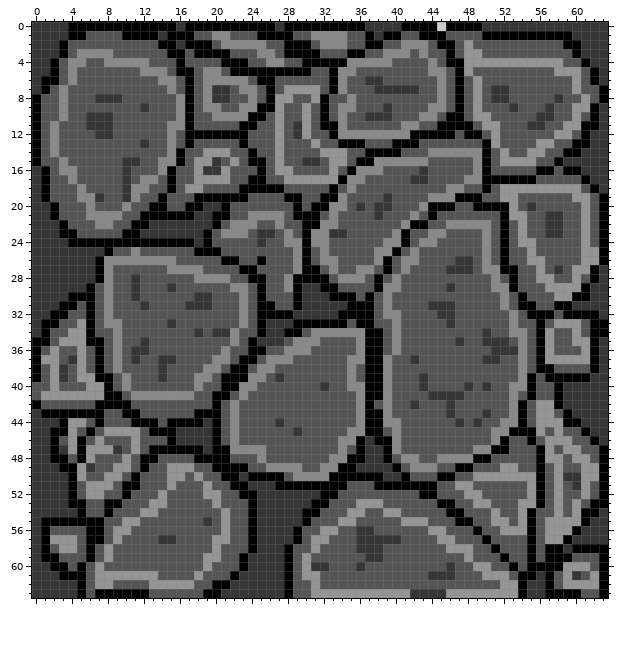
File history of a pixel-art sprite, Curse Of The Jungle/sprites/spr_breakable_rocks/3932315d-0866-4920-96e2-7fddddc81c0b.png. That is the earlier state.
The file is 64x64 pixels.
Once edited:
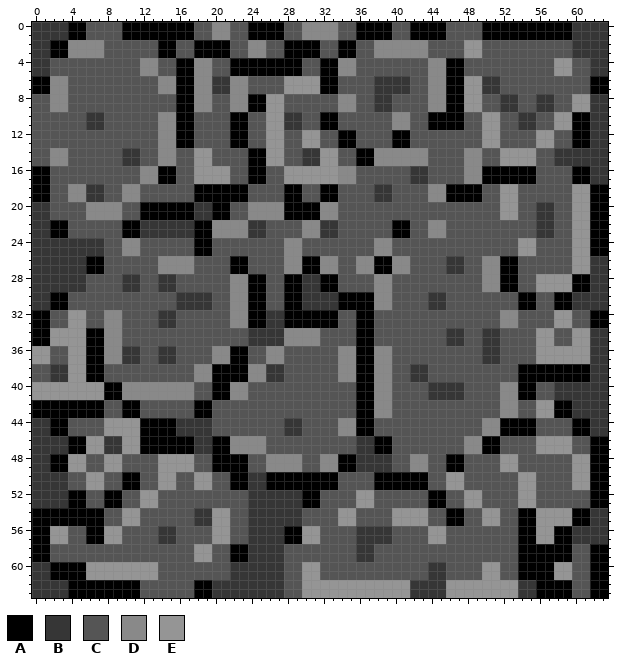
Palette (. is transparent): A #000000  B #363636  C #555555  D #898989  E #959595
Changes in this commit:
Changed rows in their new state; - is an unchanged pixel.
first column x 0:
 0 ------CCCC------A-CCDDCC---ACCDDDDCC-AAACC---ACCCCAAAAAAAAAA----
 1 --------------A---------A---C-D---C-A-A-C-A---------------------
 2 --A-DDDD--------CC--AACC-------ACCAA-CDDD----CC--E---------CB---
 3 --A-D---C-----A-C-------D-C-------A-C-D---D---C-------------B---
 4 --C-CC--CCCC-D---ADD-C--AAAAAACC--D-CCCC-----D--CCCCCCCCCC-E-C--
 5 --C-C---------C---D-C---------C-A-------------A-C-----------C-B-
 6 A-DDC-----------A-D-BB---CC-EEEEA-C--C-BBB--D-A-E-BB--------C--A
 7 A-D-----------D-A-D---D-C-C-----A-C-------C-D-A-E-B-C-------C-A-
 8 C-D----CCC------A-D-CCDDAAE-C--CC-D---BB----D-A-E--C-B--BBC-E-BB
 9 C-D---------C---A-D-C-D-A-E---C-C-----B-------A-E---B---B-----B-
10 C--C----C-----DDA---CCAACCE-BBC--AC--CCCDD-CAA---C-E--BBCCEEAAB-
11 C-C-----C-----D-A-----A-C-E-B-C---C-----D-C-A---C-----B-C-E-A-B-
12 C-C----CC-----D-A-CCCC----E--C-E-CAACCCCAACCCCC-CCE-----EECCA---
13 C-C---------C-D-A-----A---E---E-----C-----C-------E-------------
14 C--D------BB--D-C-E-CC---AE---BB--C-A-DDDDDDCCCC--C--EE-C-BBB---
15 C-D-------------C---C-C---E-----E-C-------------D-C-------B-----
16 A--CC-----C-DDA----EE---A--C-EEEE-DDCCC---B-----D--AAAAACC-C-A--
17 A---C-----C---A-------------------D-C-----------------------A---
18 A---D-BB--D-C--C-CAAAAA-CCCCAA--A--C--BB----DDAAAAC---CCCCCC-E-A
19 A---D-B---D---C-------------------C---B-------A---------------A-
20 --C----DDDC-A--AA-B-A---DDDDA-A-D-C-C-CC---CCCC--CCCE--CBB--E-A-
21 --C-------------------------A---D-----C---C-C-------E-C-B-C-E-A-
22 --A----CC-A-B-----AADD--BB-C--DDBB------AACCDDCCCCC-C-C-B-C-E-A-
23 --A-C-------------A-D---B-C-C-D-B-C-----A---------C-C-C-B-C-E-A-
24 ----BBBBCCDDCCCCCCA------C----CCC-----D-CC-CC-----C-C-------E-A-
25 --------C-D---------C-------D-C-C-------C-C-------C-C-E-----E-A-
26 ------A-CCCCCC--DD---C-A-C--D--A----DDA-D-C---B-C--D-A-CC---E-BB
27 ------A-C-----D---C---A-C---D---D-----A-D-------C-------C-C---B-
28 ------CCC-B---BB--CCCCDD----A-BB-ACCC-DDC---------D-A-----EEAAB-
29 ------C-C-B---B---------A---A---------D-C-----C---D-A---E---A---
30 --AACCC-C--C----BB----D-A---A----B--A-D-----BB------C--A--AABB--
31 --A-C-C-C---C---B-----D-A-C-A-----A---D-------C-----C-----------
32 AACCEEC--D----BB------D-A-BB-AAAAACC---CC----CC-----D--CCCEECC-A
33 A-C-E-C-------B-------D-A---A-----C-----C-----C-----D---C---C---
34 A-EE---AD---------C-CCC-BB--DDD-CCCCA-C-C-----BB---B-CC-E----EBB
35 --E-----D---C---------C-B---D-------A-C-C-----B-----C-C-E-----B-
36 EEC-E-A-D-B-C-BB----D-AACCDDCCC---DDA-DDC---------B-CCC-E-EEE-B-
37 E-C-E-A-D-B-----------A-C---C-----D-A-D---C-----------C-E-----B-
38 C-B-E-A--C----C---D-AA--D-BB------D-A-D---BB----------AA--AAAAB-
39 C-B-E-A-C-C---C-----A-----B-------D-A-D---B-----------A-A-------
40 EE-EEE---A-DDDDDDDC-A-D-C-------C--CA-D----CBBBBC-C-D-A---B-----
41 E---------D-----------D-------------A-D-------------D-A---B-----
42 -AAAAAA-CC-A------AAC-C-------------A-D---C---C-----D-C----A----
43 A-------------------C-C-------------A-D-------C---C-D-C---A-----
44 --A-CC-CEEEE--A-BBB-C-C----CBB----DDA-CCC------C-CDDAA-ACCCC-A--
45 ----C-C-----A-------C-C-----B-----D-A-C-C---------D-A---C-C-A---
46 --BBA-E-BBE-AAA-AA---A-DDD--------CCB---C-------DDAAC--CE------A
47 --B-A---B-E-A-----B---------------C-B-A-C-------D-A-C---E-E-C-A-
48 ----EEC-EEC-CCEEEECC--AA-CDDDD--D-A-B--B-C-D-CAACCC-EE--CCC---A-
49 --A-E-C-E-C-C-E-------------------------C---C-A-C-------C-C-E-A-
50 ----CCEECCA---E-C--E-C-ABB--AAAAA-CCCC-AA-AA-CEE-CCCCC--C-CCE-A-
51 ----C---C-----E---E-------A-------C---------C-E-C-----E-C-C-E-A-
52 -----ACCAAC-EEC----CC--CB-----AACC--EE-----C-A--------E-C-C--CA-
53 ------------E-C-----C---B-----A-C-----C-----A-C-E-C-----C-C-C---
54 AAAAA-AAC-EECC----BBE---B-----CC--E-C--C-EEE------E---A-EE-EA-B-
55 A-----------------B-E---B-----C---------E-----A-C-E-C-A-E---A---
56 A-EE----E-C---BB----E---B---A-EECC----BB---------C--CCA-E-AAB---
57 A---C---E---------------B---A-E-C-------C---E-C---C---A-E-A-----
58 A--CC-C-C---------EEC-AAB---C--C------C-------CCC--C--A-A--ACC--
59 A-C---C-C---------E-C-A-----C-C-----B-C---------C---C-A-A-----A-
60 ----A-E-EEEEEE-----C--BB----C--EC---C-------BBC--C-E-CA---E-CCA-
61 --A---E-----------C---B-----C-----------------C-----C---A-E-C-A-
62 ----A-AAAAAA-CCCCCAABB------C-E-EEEEEEEEEEBBBBEEEEEE--B-A-AACCA-
63 ----A-A-----C-----A-B-------C-E-----------------------B-A---C-A-
Pixel boxes of the changes (left, top, right, bottom) in both pictures:
changed: (32, 22, 608, 598)
